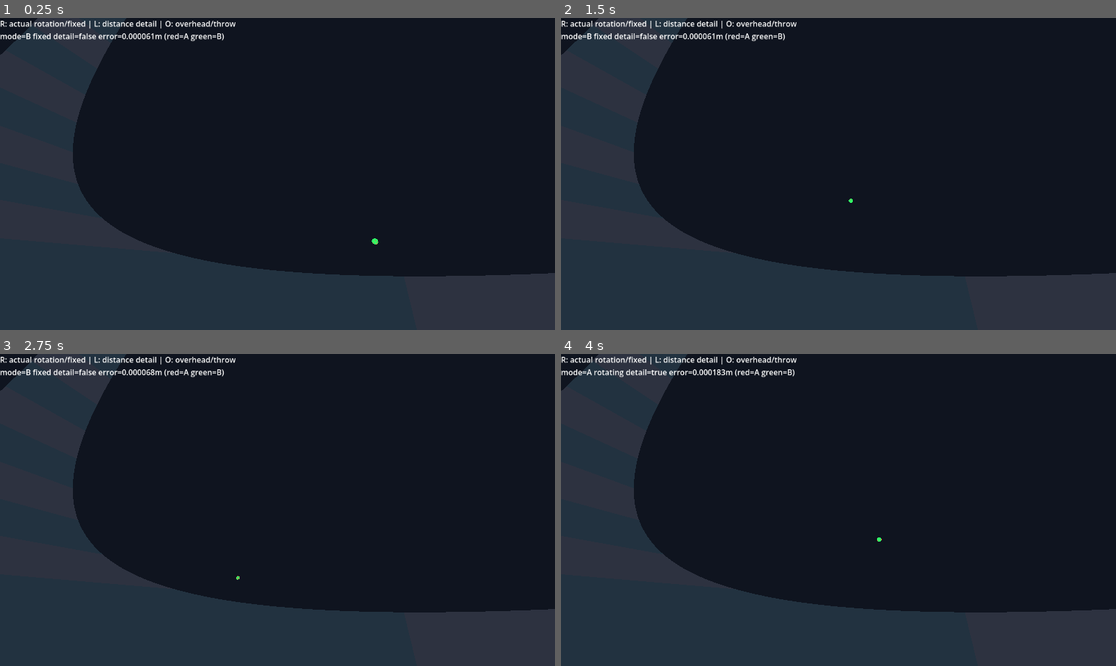
Above: before the commit, frames 1-4 (two rows, left to right).
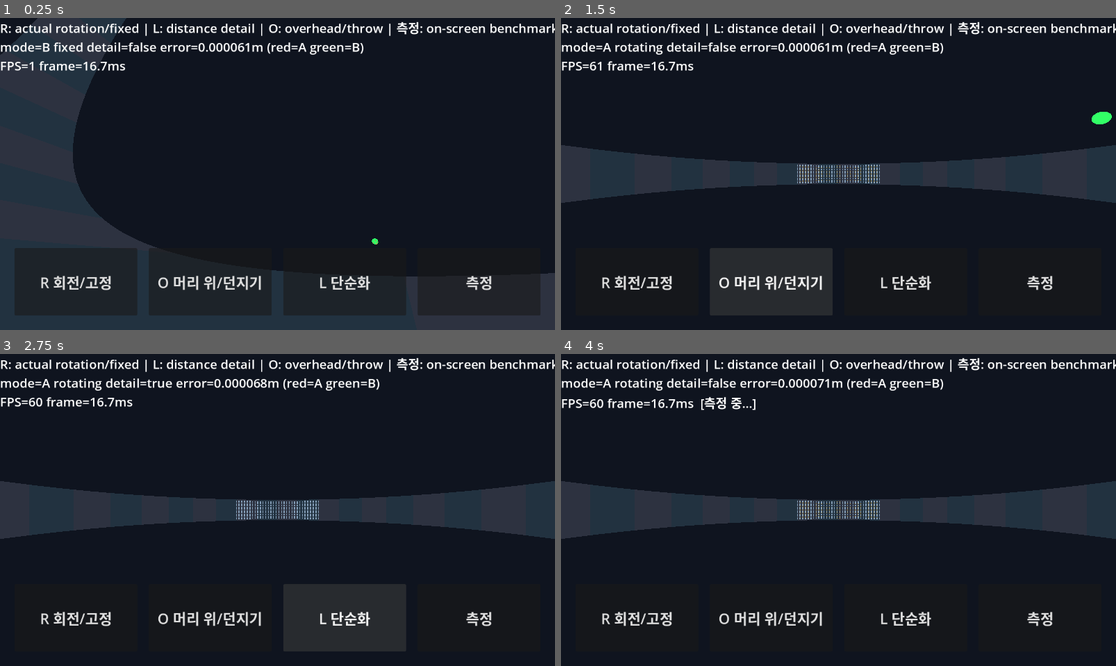
Above: after the commit, the same moments.

Repository: yeongkim0814-svg/habitat
Game: Godot game, scene res://spikes/s1_rotation/main.tscn
Same seed, same stepped clock (60 frames per second), same inputs: the game is played once before the commit and once after it. This scene is started directly instead of the project's main scene.
Inputs (mouse positions are in pixels of both pictures, inside the frame that each line leads up to):
- Up to frame 1 (0.25 s): no input
- Up to frame 2 (1.5 s): click (638, 283) at 0.5 s, where only the run after the commit has a clickable "R 회전/고정"; click (771, 283) at 1.25 s, where only the run after the commit has a clickable "O 머리 위/던지기"
- Up to frame 3 (2.75 s): click (344, 619) at 2 s, where only the run after the commit has a clickable "L 단순화"
- Up to frame 4 (4 s): click (1038, 619) at 2.75 s, where only the run after the commit has a clickable "측정"; tap Enter at 3.5 s; move the mouse to (960, 494) at 3.52 s; hold D from 3.53 s (still down); tap R at 3.6 s; click (960, 494) at 3.67 s; tap L at 3.8 s

The runs differ from the first frame. In frame 1, 4.2% of the frame differs, in the area x 0-100%, y 0-88%; in frame 2, 39%; in frame 3, 41%; in frame 4, 42%, in the area x 0-100%, y 0-100%.

Commit message:
feat(s1): 터치 버튼 4개, 화면 FPS와 측정 결과 표시 (Closes #8)
Co-Authored-By: Claude Sonnet 5.5 <noreply@anthropic.com>
Claude-Session: https://claude.ai/code/session_01HASMSy8iY7SeiUjsU1YZyi

Diff:
--- a/spikes/s1_rotation/world.gd
+++ b/spikes/s1_rotation/world.gd
@@ -18,6 +18,9 @@
 var simplified := false
 var overhead := false
 var benchmark := false
+var cmdline_benchmark := false
+var bench_lines: Array[String] = []
+var buttons: Dictionary = {}
 var frame := 0
 var samples: Array[float] = []
 
@@ -62,7 +65,10 @@
 	add_child(exact_ball)
 	add_child(fixed_ball)
 	add_child(label)
+	label.add_theme_font_size_override("font_size", 26)
+	build_touch_ui()
 	benchmark = "--benchmark" in OS.get_cmdline_user_args()
+	cmdline_benchmark = benchmark
 	if benchmark and DisplayServer.get_name() == "headless":
 		print("RENDER BENCHMARK: 미실행 — headless uses dummy renderer; run with a display/GPU.")
 		get_tree().quit()
@@ -72,15 +78,68 @@
 		DisplayServer.window_set_vsync_mode(DisplayServer.VSYNC_DISABLED)
 	print("S1 ready: 32 reused cylinder modules, 512 buildings + 512 detail meshes")
 
+func build_touch_ui() -> void:
+	# Touch buttons mirror the R/O/L keys and add an on-screen benchmark (tablet check, no keyboard).
+	var layer := CanvasLayer.new()
+	add_child(layer)
+	var row := HBoxContainer.new()
+	row.add_theme_constant_override("separation", 24)
+	layer.add_child(row)
+	row.set_anchors_and_offsets_preset(Control.PRESET_BOTTOM_WIDE)
+	row.offset_top = -170.0
+	row.offset_bottom = -30.0
+	row.offset_left = 30.0
+	row.offset_right = -30.0
+	for entry in [["R", "R 회전/고정"], ["O", "O 머리 위/던지기"], ["L", "L 단순화"], ["B", "측정"]]:
+		var button := Button.new()
+		button.text = entry[1]
+		button.focus_mode = Control.FOCUS_NONE
+		button.custom_minimum_size = Vector2(0, 130)
+		button.size_flags_horizontal = Control.SIZE_EXPAND_FILL
+		button.add_theme_font_size_override("font_size", 30)
+		button.pressed.connect(press.bind(entry[0]))
+		row.add_child(button)
+		buttons[entry[0]] = button
+
+func press(key: String) -> void:
+	if benchmark:
+		return
+	match key:
+		"R":
+			rotating = not rotating
+		"L":
+			simplified = not simplified
+		"O":
+			overhead = not overhead
+		"B":
+			start_screen_benchmark()
+
+func start_screen_benchmark() -> void:
+	# Same sequence as `-- --benchmark`, but results are shown on screen and the scene keeps running.
+	bench_lines.clear()
+	samples.clear()
+	frame = 0
+	overhead = true
+	simplified = false
+	benchmark = true
+	DisplayServer.window_set_vsync_mode(DisplayServer.VSYNC_DISABLED)
+
+func finish_benchmark() -> void:
+	if cmdline_benchmark:
+		get_tree().quit()
+		return
+	benchmark = false
+	simplified = false
+
 func _unhandled_key_input(event: InputEvent) -> void:
 	if not event.is_pressed() or event.is_echo() or benchmark:
 		return
 	if event.keycode == KEY_R:
-		rotating = not rotating
+		press("R")
 	if event.keycode == KEY_L:
-		simplified = not simplified
+		press("L")
 	if event.keycode == KEY_O:
-		overhead = not overhead
+		press("O")
 
 func _physics_process(dt: float) -> void:
 	if benchmark:
@@ -107,7 +166,9 @@
 	fixed_ball.position = p.rotated(Vector3.BACK, rotation_angle)
 	for i in range(BUILDINGS):
 		details[i].visible = not simplified or camera.global_position.distance_to(buildings[i].global_position) < DETAIL_RANGE
-	label.text = "R: actual rotation/fixed | L: distance detail | O: overhead/throw\nmode=%s detail=%s error=%.6fm (red=A green=B)" % ["A rotating" if rotating else "B fixed", simplified, p.distance_to(Motion.rotating_position(time))]
+	label.text = "R: actual rotation/fixed | L: distance detail | O: overhead/throw | 측정: on-screen benchmark\nmode=%s detail=%s error=%.6fm (red=A green=B)\nFPS=%d frame=%.1fms%s" % ["A rotating" if rotating else "B fixed", simplified, p.distance_to(Motion.rotating_position(time)), Engine.get_frames_per_second(), dt * 1000.0, "  [측정 중...]" if benchmark else ""]
+	if not bench_lines.is_empty():
+		label.text += "\n" + "\n".join(bench_lines)
 	if benchmark:
 		frame += 1
 		# Two fixed-camera phases: 120 warm-up + 600 measured frames each.
@@ -119,9 +180,11 @@
 			var total := 0.0
 			for value in samples:
 				total += value
-			print("FRAME detail_simplified=%s mean_ms=%.3f p95_ms=%.3f samples=%d draw_calls=%d" % [simplified, total / samples.size(), samples[int(samples.size() * 0.95)], samples.size(), Performance.get_monitor(Performance.RENDER_TOTAL_DRAW_CALLS_IN_FRAME)])
+			var line := "FRAME detail_simplified=%s mean_ms=%.3f p95_ms=%.3f samples=%d draw_calls=%d" % [simplified, total / samples.size(), samples[int(samples.size() * 0.95)], samples.size(), Performance.get_monitor(Performance.RENDER_TOTAL_DRAW_CALLS_IN_FRAME)]
+			print(line)
+			bench_lines.append(line)
 			samples.clear()
 			if simplified:
-				get_tree().quit()
+				finish_benchmark()
 			else:
 				simplified = true
Not shown, changed: spikes/s1_rotation/README.md
